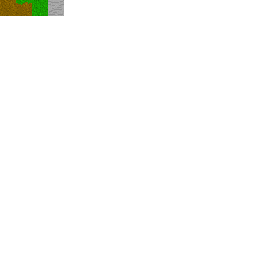
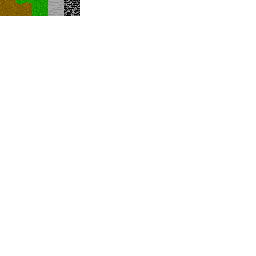
Comparing the layer stacks of the two 256px x 256px images. Changes:
added layer "Bedrock" above "Stone.png" over 64, 0, 80, 16
